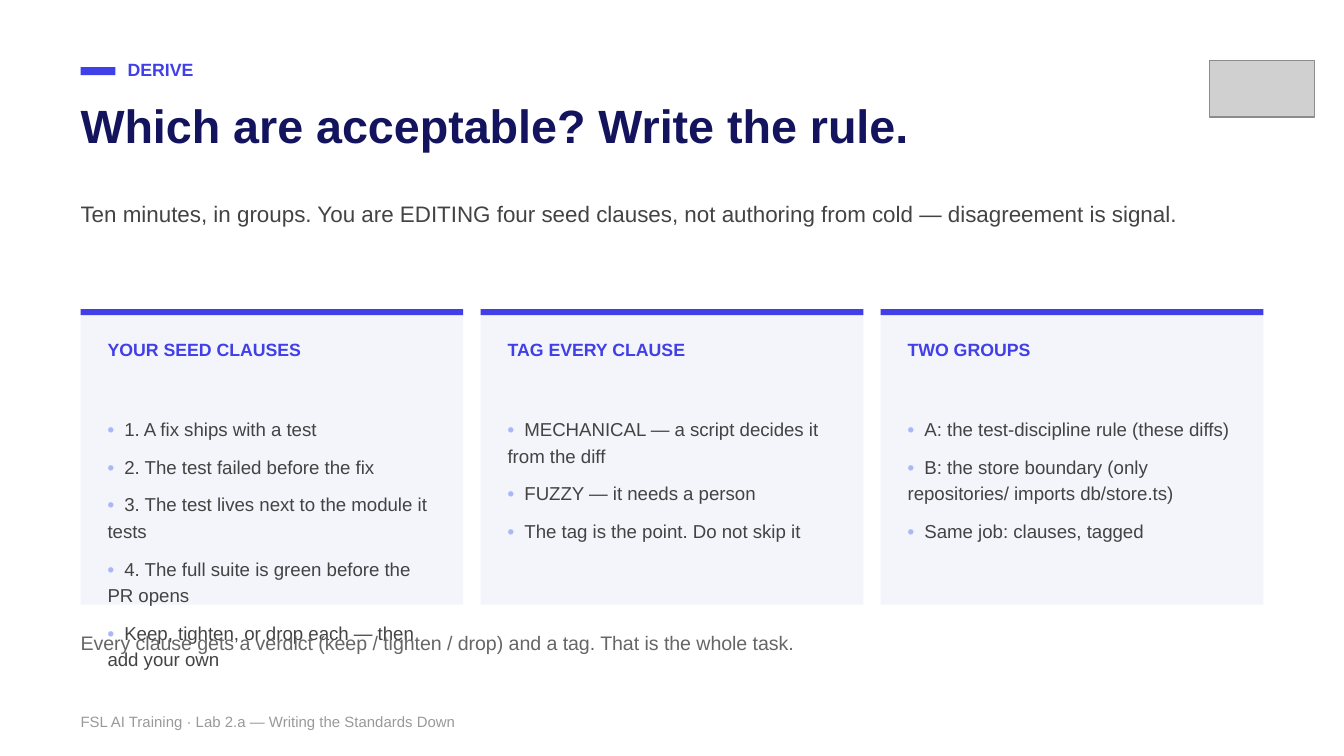
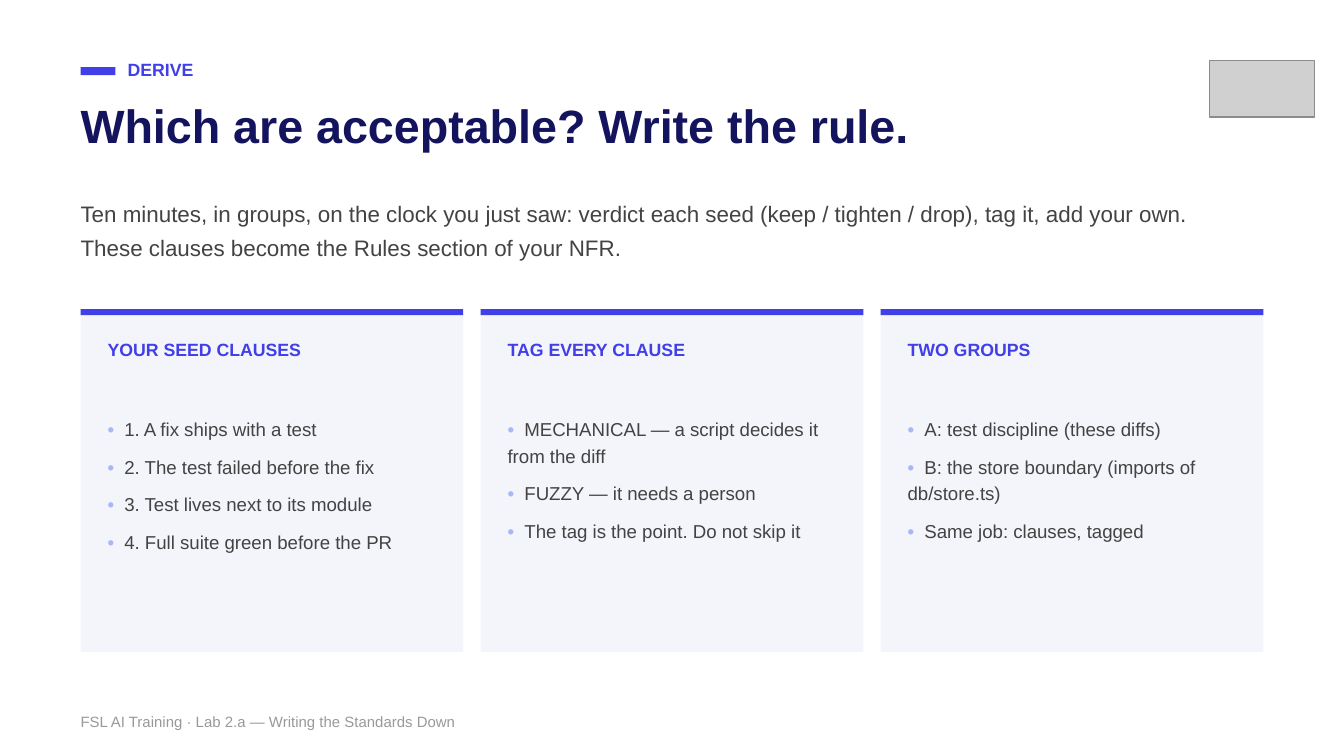
Before and after one commit to mike-tajmajer-fullstacklabs/fsl-taskboard-lab, a slide deck: slide 22 of docs/instructor/lab-2a-writing-the-standards-down.pptx (slide 20 before the commit). Drawn at 1344x756 pixels with LibreOffice and Linux fonts; fonts in the diff are those of the drawing; grey boxes stand for pictures. Boxes give left, top, right and bottom in pixels: in the first picture for what was removed or moved away, otherwise in the second. Text is boxed around its words. In the diff, an @@ line names an element or a change of style, - is before the commit and + after.

```diff
--- a/docs/instructor/lab-2a-writing-the-standards-down.pptx
+++ b/docs/instructor/lab-2a-writing-the-standards-down.pptx
@@ text at box(81, 205, 1186, 261): text changed @@
-Ten minutes, in groups. You are EDITING four seed clauses, not authoring from cold — disagreement is signal.
+Ten minutes, in groups, on the clock you just saw: verdict each seed (keep / tighten / drop), tag it, add your own. These clauses become the Rules section of your NFR.
@@ rectangle: place and size @@
-rectangle at box(81, 309, 464, 605)
+rectangle at box(81, 309, 464, 652)
@@ rectangle: place and size @@
-rectangle at box(481, 309, 864, 605)
+rectangle at box(481, 309, 864, 652)
@@ rectangle: place and size @@
-rectangle at box(880, 309, 1263, 605)
+rectangle at box(880, 309, 1263, 652)
@@ text at box(908, 422, 1196, 504): text changed @@
-• A: the test-discipline rule (these diffs)
-• B: the store boundary (only repositories/ imports db/store.ts)
+• A: test discipline (these diffs)
+• B: the store boundary (imports of db/store.ts)
@@ text at box(124, 497, 392, 553): text changed @@
-• 3. The test lives next to the module it tests
-• 4. The full suite is green before the PR opens
-• Keep, tighten, or drop each — then add your own
+• 3. Test lives next to its module
+• 4. Full suite green before the PR
@@ text removed at box(81, 635, 794, 655) @@
-Every clause gets a verdict (keep / tighten / drop) and a tag. That is the whole task.
```
Also in this commit, not shown: 5 other slides changed, 2 slides added, 6 other files.
